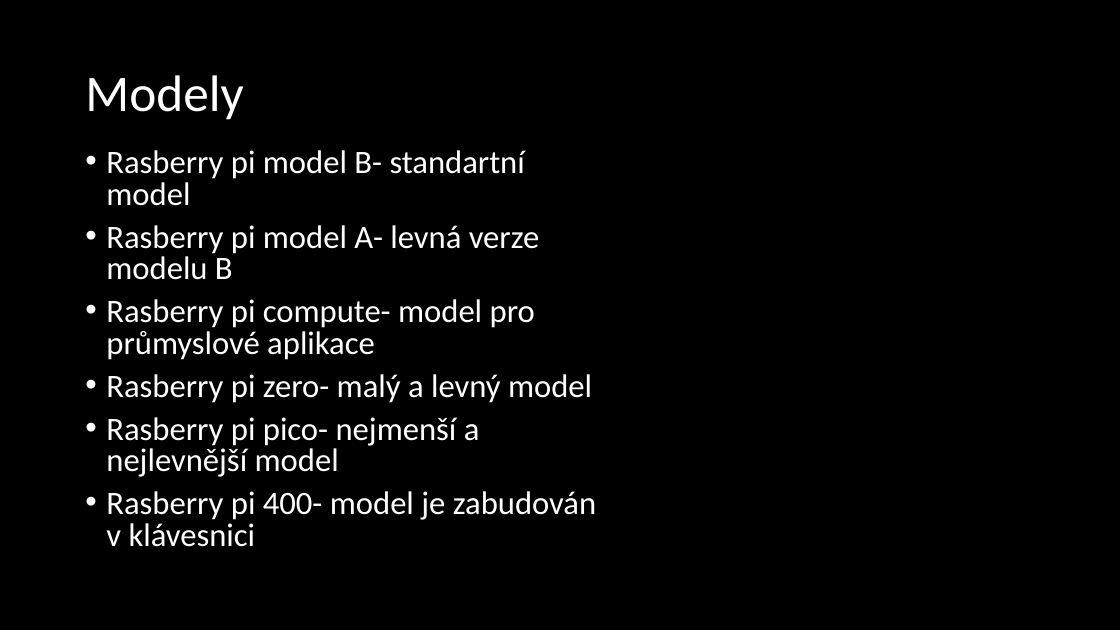
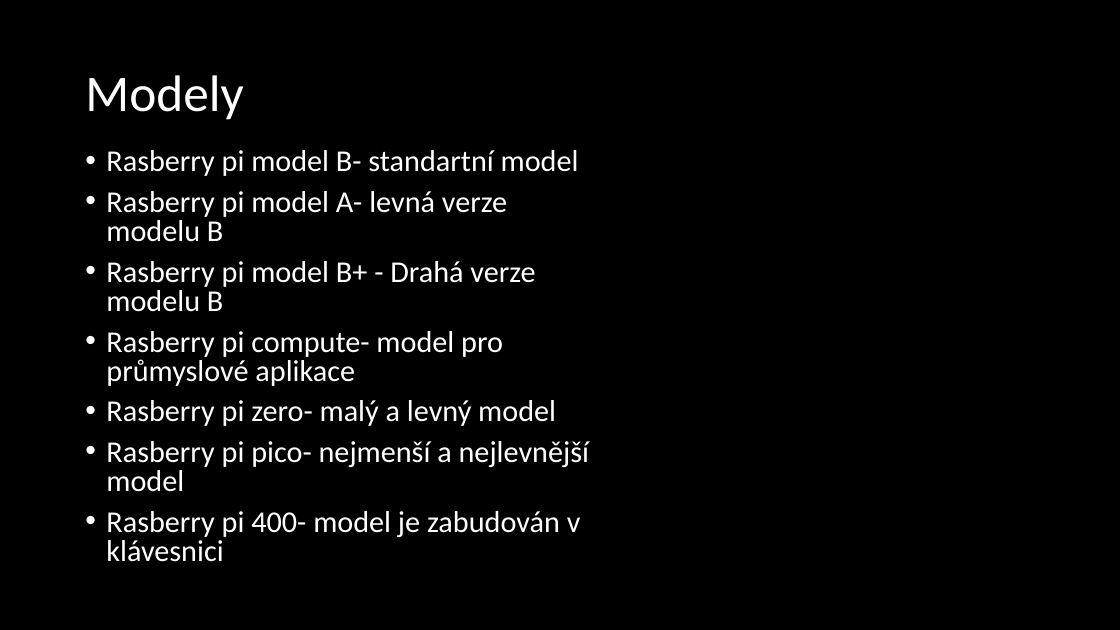
Before and after one commit to rfc79/Prezentace, a slide deck: slide 5 of formánek.ppsx. Drawn at 1120x630 pixels with LibreOffice and Linux fonts; fonts in the diff are those of the drawing. Boxes give left, top, right and bottom in pixels: in the first picture for what was removed or moved away, otherwise in the second. Text is boxed around its words. In the diff, an @@ line names an element or a change of style, - is before the commit and + after.

```diff
--- a/formánek.ppsx
+++ b/formánek.ppsx
@@ text at (106, 150, 589, 562): size 28 to 25.9 pt in "Rasberry pi model B- standartní model", "Rasberry pi model A- levná verze modelu ...", "Rasberry pi compute- model pro průmyslové aplikace", "Rasberry pi zero- malý a levný model" and 2 more places @@
@@ text at (106, 261, 535, 312): paragraph added @@
+• Rasberry pi model B+ - Drahá verze modelu B
```
Also in this commit, not shown: 2 other slides changed, 5 slides added, 1 slide removed, 1 other file.
